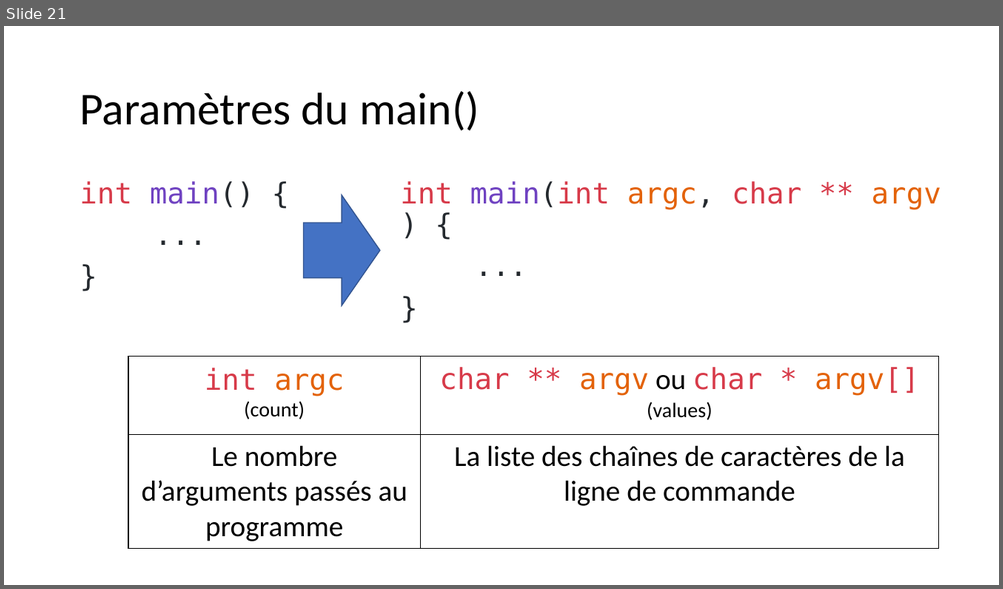
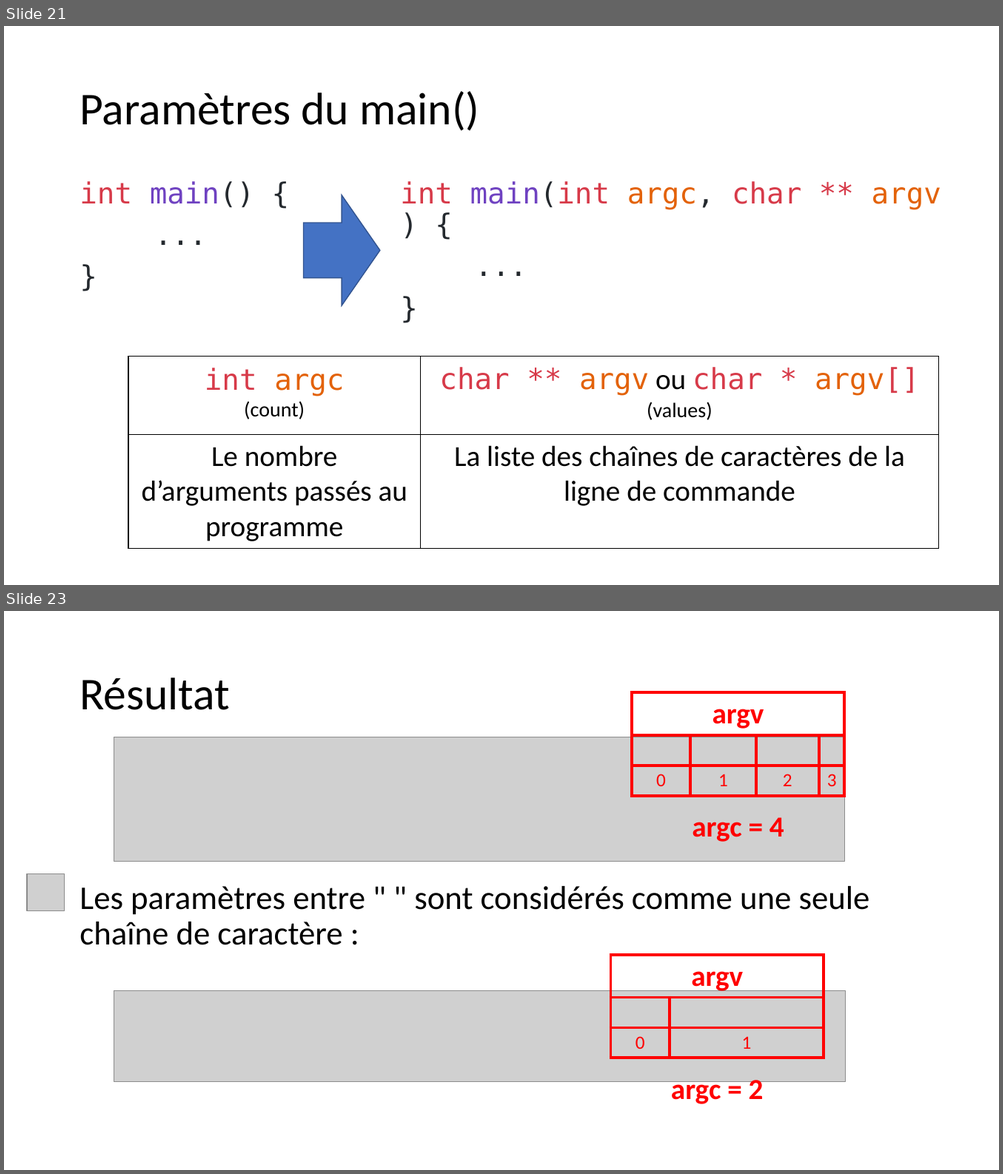
Before and after one commit to Firestorm49/bts-1, a slide deck: 02_C/04_Pointeurs/Pointeurs.pptx. Shown one above the other, each under a label of ours: slide 21 before the commit, slides 21 and 23 after it; the slides between them are not shown. The pictures are 1003x589 and 1003x1174 pixels, drawn with LibreOffice and Linux fonts; fonts in the diff are those of the drawing; grey boxes stand for pictures. Boxes give left, top, right and bottom in pixels: in the first picture for what was removed or moved away, otherwise in the second. Text is boxed around its words. In the diff, an @@ line names an element or a change of style, - is before the commit and + after.

```diff
--- a/02_C/04_Pointeurs/Pointeurs.pptx
+++ b/02_C/04_Pointeurs/Pointeurs.pptx
@@ slide 23 added at [4, 611, 999, 1170], background #FFFFFF @@
@@ title added at [79, 678, 230, 710], 44 pt, text #000000 @@
+Résultat
@@ table added at [632, 692, 845, 795], 3 rows, 4 columns @@
+argv |  |  | 
+ |  |  | 
+0 | 1 | 2 | 3
@@ picture added at [114, 737, 844, 862] @@
@@ text added at [691, 817, 784, 842], 28 pt, text #FF0000, bold @@
+argc = 4
@@ picture added at [27, 874, 65, 911] @@
@@ text added at [79, 886, 870, 945], 32 pt, text #000000 @@
+Les paramètres entre " " sont considérés comme une seule chaîne de caractère :
@@ table added at [611, 956, 823, 1059], 3 rows, 2 columns @@
+argv | 
+ | 
+0 | 1
@@ picture added at [114, 991, 845, 1082] @@
@@ text added at [671, 1076, 763, 1108], 28 pt, text #FF0000, bold @@
+argc = 2
```
Also in this commit, not shown: 2 slides changed.
